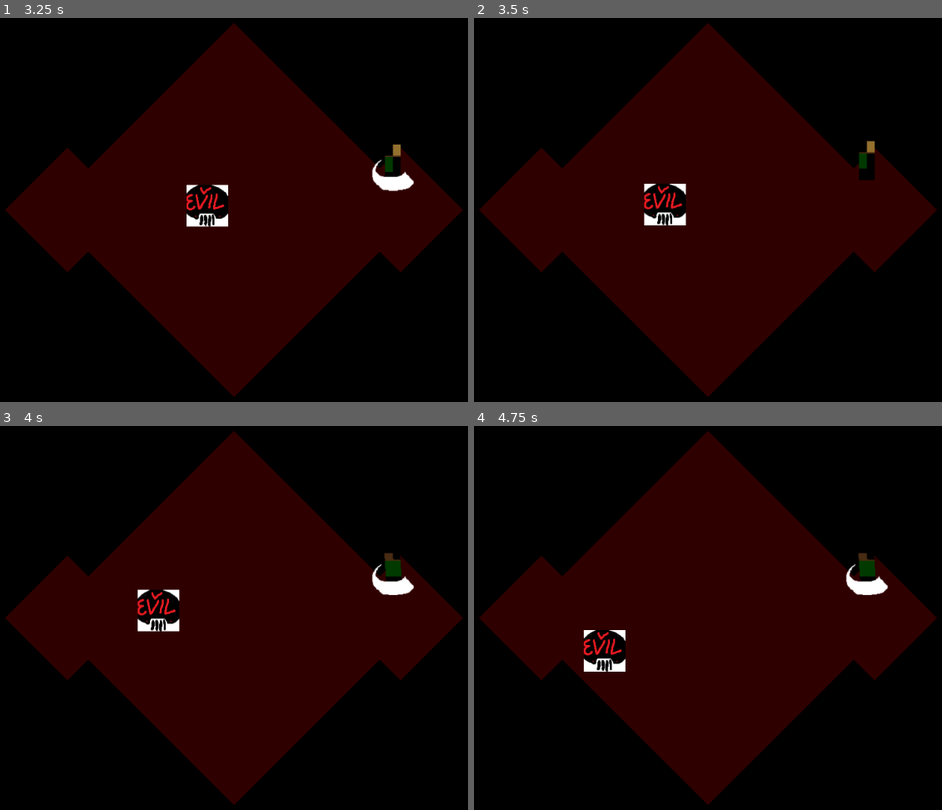
Above: before the commit, frames 1-4 (two rows, left to right).
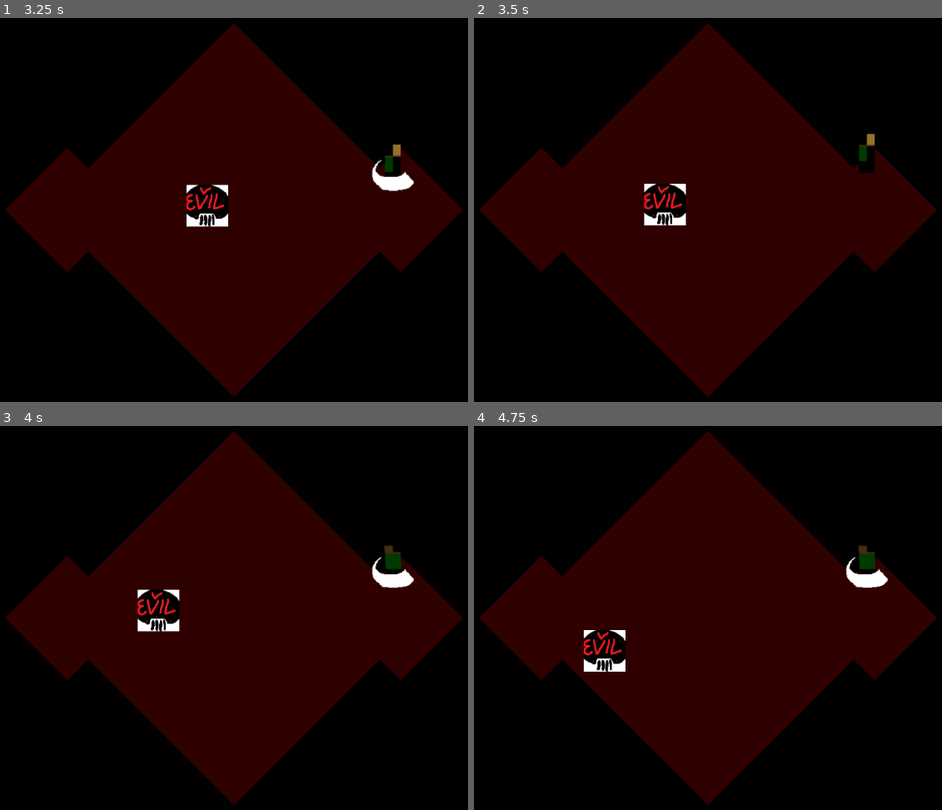
Above: after the commit, the same moments.

Repository: jcoombes/lil_xxx_wrld
Game: Godot game, scene res://Nightmare.tscn
The game is run twice, just before and just after one commit, with the same random seed, the same clock (stepped at 60 frames per second) and the same inputs. This scene is started directly instead of the project's main scene.
Inputs:
- Up to frame 1 (3.25 s): tap Enter (ui_accept) at 0.5, 0.77, 1.52, 3.02 s; hold Right (ui_right) 0.53-1.28 s; hold Down (ui_down) 1.28-2.03 s; hold Right (ui_right) 2.03-2.78 s; hold Up (ui_up) from 2.78 s (still down)
- Up to frame 2 (3.5 s): keep holding Up (ui_up)
- Up to frame 3 (4 s): release Up (ui_up) at 3.53 s; hold Left (ui_left) from 3.53 s (still down); tap Enter (ui_accept) at 3.77 s
- Up to frame 4 (4.75 s): keep holding Left (ui_left); tap Enter (ui_accept) at 4.52 s

Frame 1 is identical in both runs. In frame 2, 0.2% of the frame differs, in the area x 82-86%, y 30-43%; in frame 3, 0.6%, in the area x 79-89%, y 31-45%; in frame 4, 0.6%.

Commit message:
Change the player's hitbox to a circle at the feet for more natural collisions.

Diff:
--- a/Player.tscn
+++ b/Player.tscn
@@ -89,8 +89,8 @@
 "values": [ false, true ]
 }
 
-[sub_resource type="RectangleShape2D" id=6]
-extents = Vector2( 73.8553, 2.39942 )
+[sub_resource type="CircleShape2D" id=6]
+radius = 11.9368
 
 [sub_resource type="RectangleShape2D" id=2]
 extents = Vector2( 12.5, 32 )
@@ -120,8 +120,7 @@
 anims/attack_down = SubResource( 3 )
 
 [node name="Movebox" type="CollisionShape2D" parent="."]
-position = Vector2( 0, 18.24 )
-scale = Vector2( -0.170367, -5.65451 )
+position = Vector2( 0, 20.2043 )
 shape = SubResource( 6 )
 
 [node name="Hitbox" type="Area2D" parent="."]
